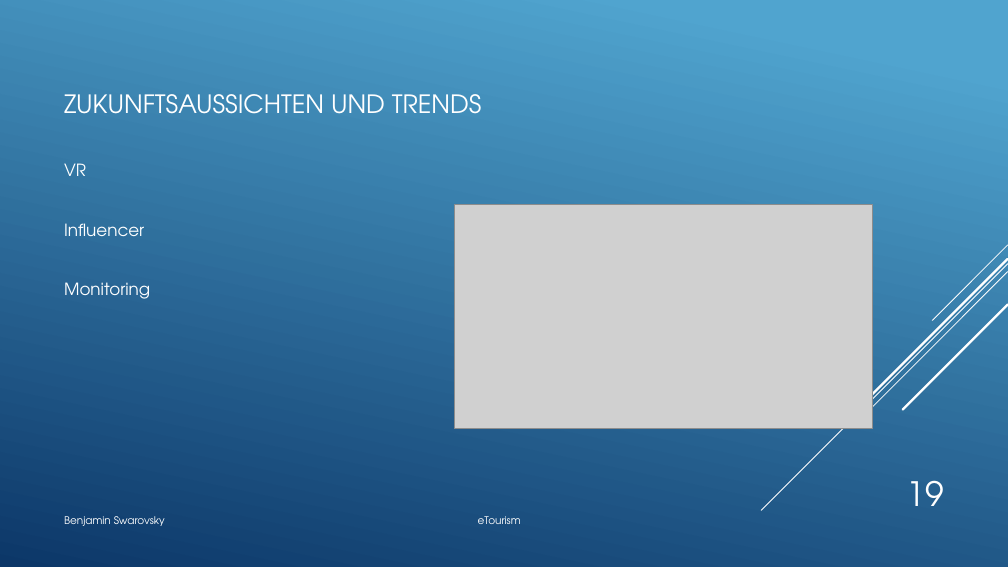
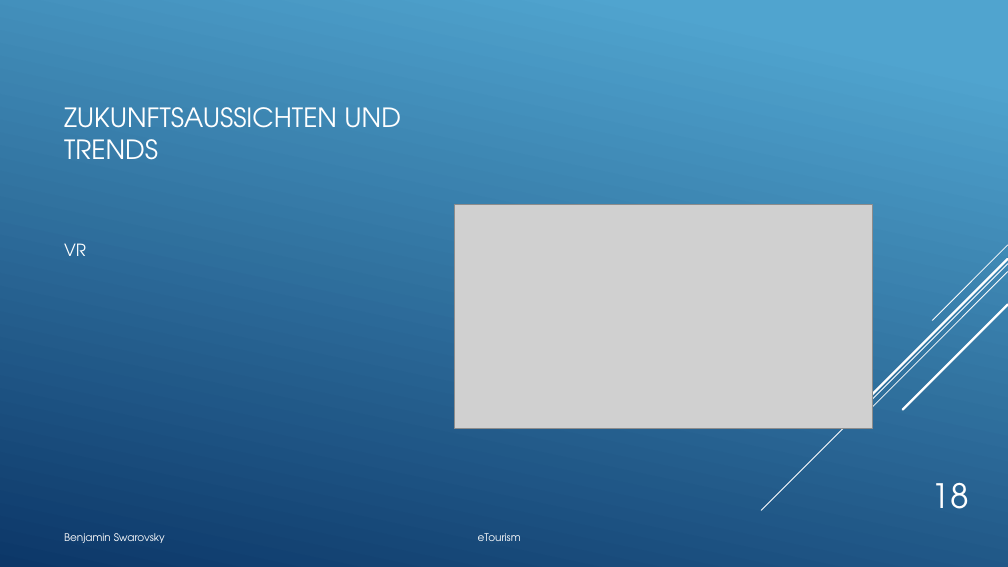
Before and after one commit to BenjaminS01/eTourism, a slide deck: slide 18 of Etourism.pptx (slide 19 before the commit). Drawn at 1008x567 pixels with LibreOffice and Linux fonts; fonts in the diff are those of the drawing; grey boxes stand for pictures. Boxes give left, top, right and bottom in pixels: in the first picture for what was removed or moved away, otherwise in the second. Text is boxed around its words. In the diff, an @@ line names an element or a change of style, - is before the commit and + after.

```diff
--- a/Etourism.pptx
+++ b/Etourism.pptx
@@ title "ZUKUNFTSAUSSICHTEN UND TRENDS": place and size @@
-title "ZUKUNFTSAUSSICHTEN UND TRENDS" at (64,94,481,114)
+title "ZUKUNFTSAUSSICHTEN UND TRENDS" at (64,107,401,160)
@@ title "ZUKUNFTSAUSSICHTEN UND TRENDS" at (64,107,401,160): size 24 to 25.2 pt @@
@@ text "VR": place and size @@
-text "VR" at (64,163,150,299)
+text "VR" at (64,243,86,256)
@@ text at (64,223,150,299): paragraphs removed @@
-Influencer
-Monitoring
@@ page number at (932,482,969,509): text changed @@
-19
+18
@@ text "Benjamin Swarovsky eTourism": place and size @@
-text "Benjamin Swarovsky eTourism" at (64,516,521,526)
+text "Benjamin Swarovsky eTourism" at (64,533,521,543)
```
Also in this commit, not shown: 18 other slides changed, 1 slide added, 1 slide removed.
